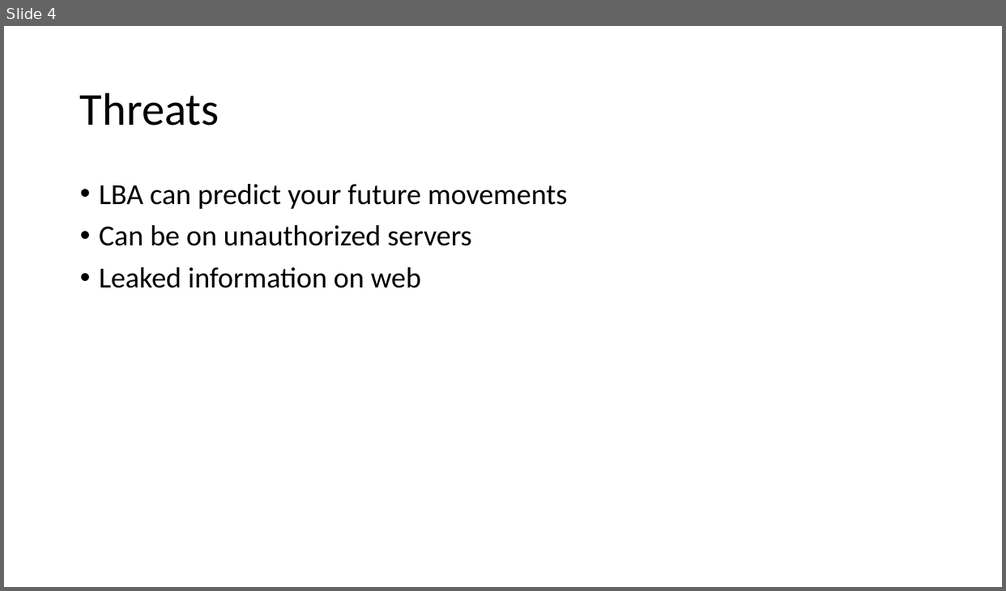
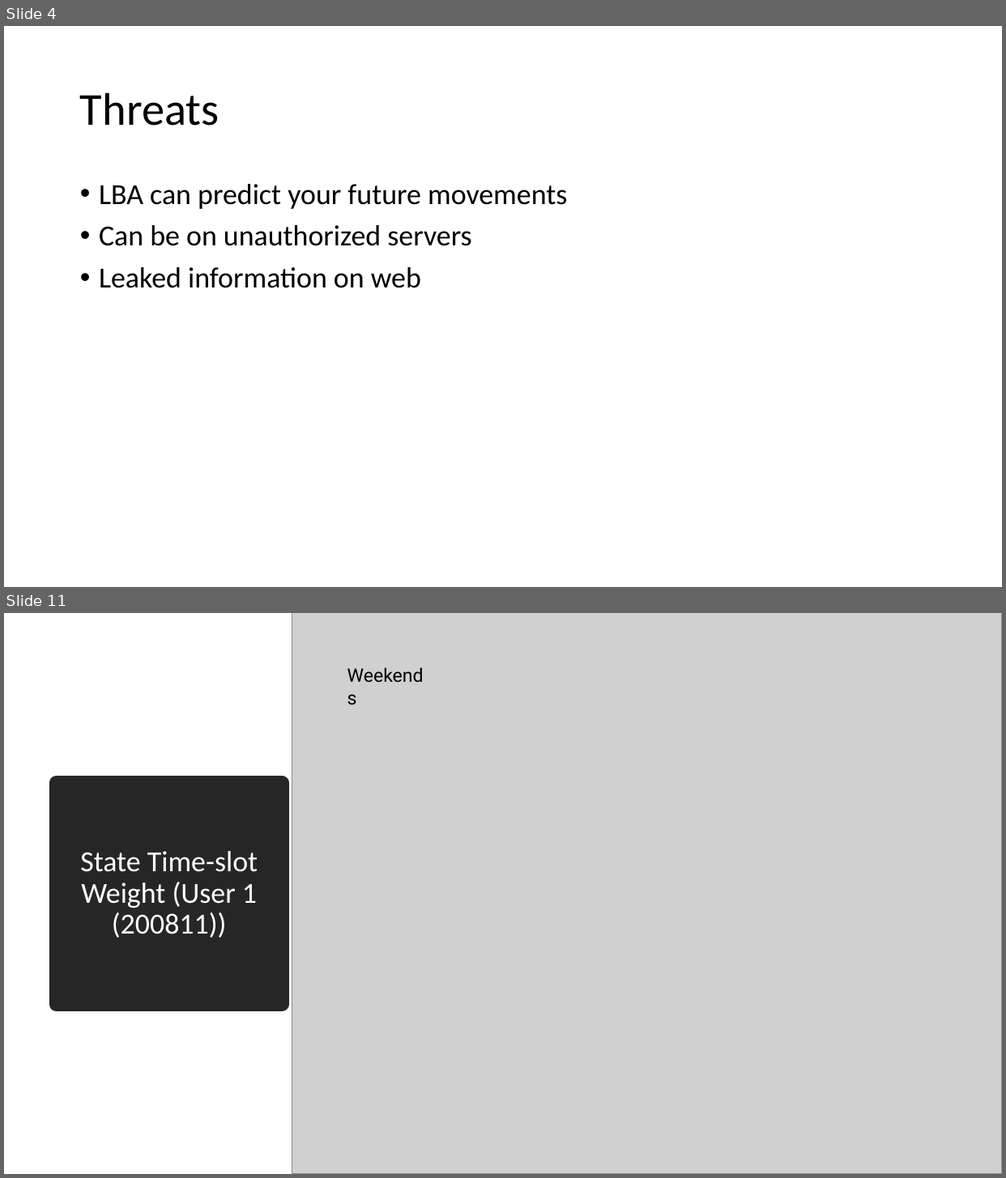
Before and after one commit to shank121991/winthesislocation, a slide deck: Writings/Final.pptx. Shown one above the other, each under a label of ours: slide 4 before the commit, slides 4 and 11 after it; the slides between them are not shown. The pictures are 1006x591 and 1006x1178 pixels, drawn with LibreOffice and Linux fonts; fonts in the diff are those of the drawing; grey boxes stand for pictures. Boxes give left, top, right and bottom in pixels: in the first picture for what was removed or moved away, otherwise in the second. Text is boxed around its words. In the diff, an @@ line names an element or a change of style, - is before the commit and + after.

```diff
--- a/Writings/Final.pptx
+++ b/Writings/Final.pptx
@@ slide 11 added at box(4, 613, 1002, 1174), background #FFFFFF @@
@@ picture added at box(292, 613, 1002, 1174) @@
@@ left bracket added at box(337, 655, 368, 694), outline #D0CECE 0.5 pt @@
@@ text added at box(340, 660, 436, 690), 18 pt, text #000000 @@
+Weekends
@@ left bracket added at box(325, 778, 355, 817), outline #D0CECE 0.5 pt @@
@@ title added at box(57, 783, 282, 1004), fill #262626, outline #262626 13.75 pt, 28 pt, text #FFFFFF @@
+State Time-slot Weight (User 1 (200811))
@@ left bracket added at box(322, 905, 353, 943), outline #D0CECE 0.5 pt @@
@@ left bracket added at box(322, 1033, 353, 1071), outline #D0CECE 0.5 pt @@
```
Also in this commit, not shown: 1 slide changed, 9 other slides added, 1 slide removed, 48 other files.
